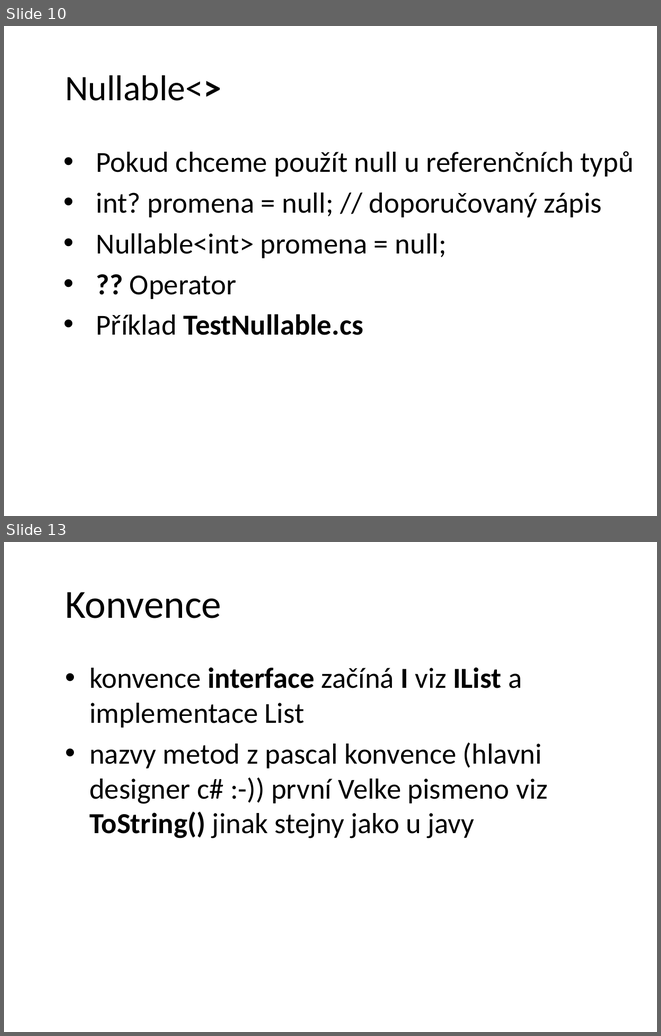
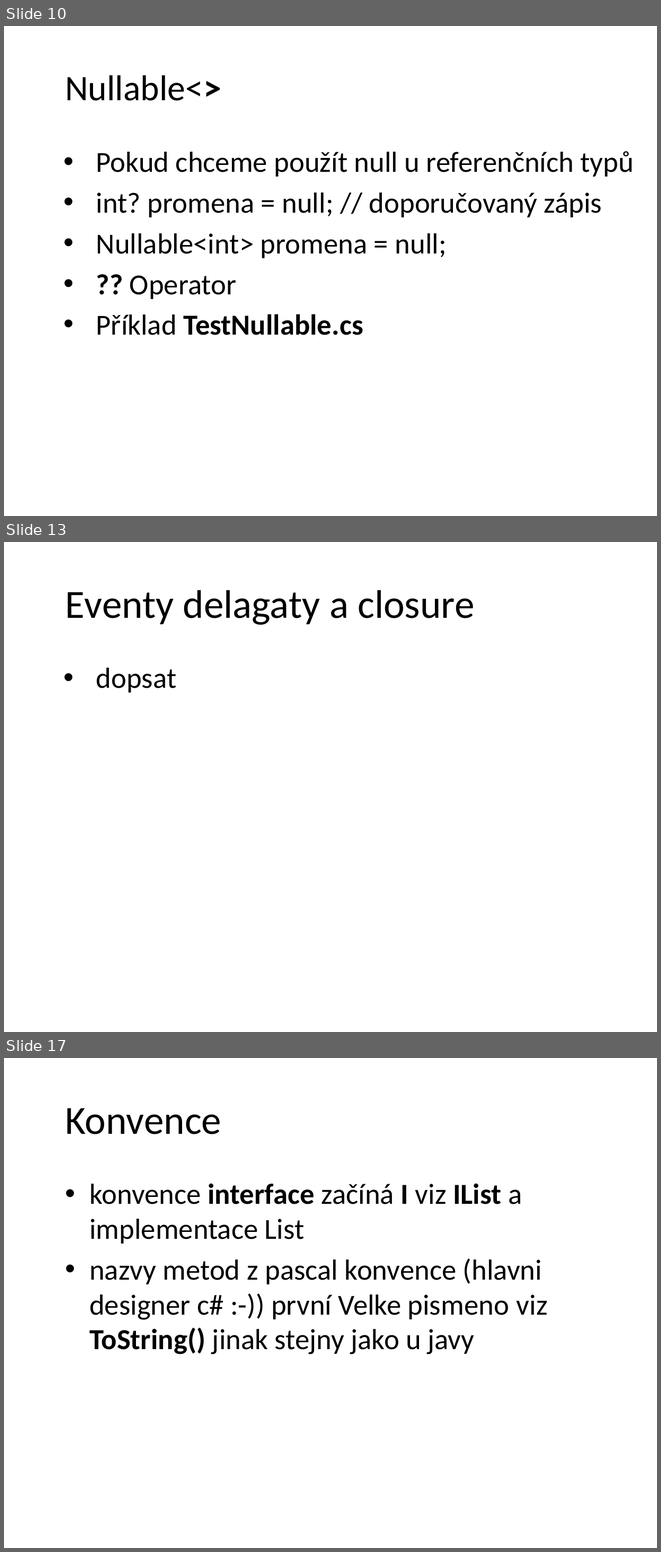
Before and after one commit to petrbalat/Skoleni-Csharp-NET, a slide deck: prezentace.pptx. Shown one above the other, each under a label of ours: slides 10 and 13 before the commit, slides 10, 13 and 17 after it; the slides between them are not shown. The pictures are 661x1036 and 661x1552 pixels, drawn with LibreOffice and Linux fonts; fonts in the diff are those of the drawing; background and template pictures are left out. Boxes give left, top, right and bottom in pixels: in the first picture for what was removed or moved away, otherwise in the second. Text is boxed around its words. In the diff, an @@ line names an element or a change of style, - is before the commit and + after.

```diff
--- a/prezentace.pptx
+++ b/prezentace.pptx
@@ slide 13 added at (4,542,657,1032), background picture (left out) @@
@@ title added at (65,590,474,625), 44 pt, text #000000 @@
+Eventy delagaty a closure
@@ text added at (96,668,177,693), 32 pt, text #000000 @@
+• dopsat
@@ what was slide 13 is now slide 17 @@
```
Also in this commit, not shown: 7 slides changed, 3 other slides added, 2 other files.
